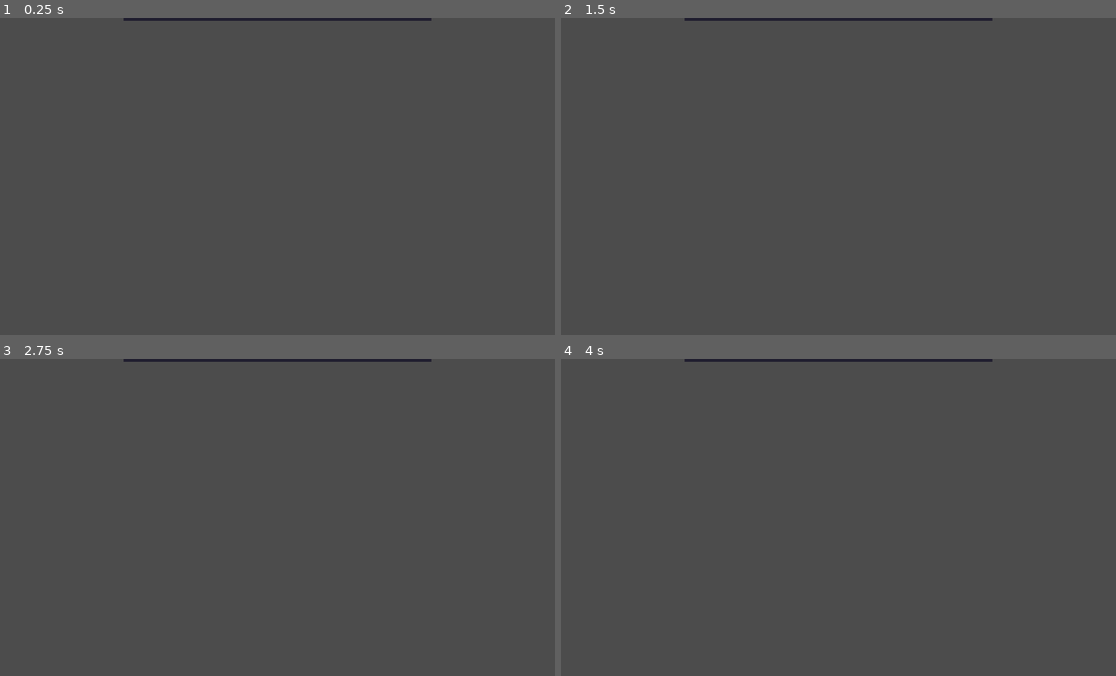
Above: before the commit, frames 1-4 (two rows, left to right).
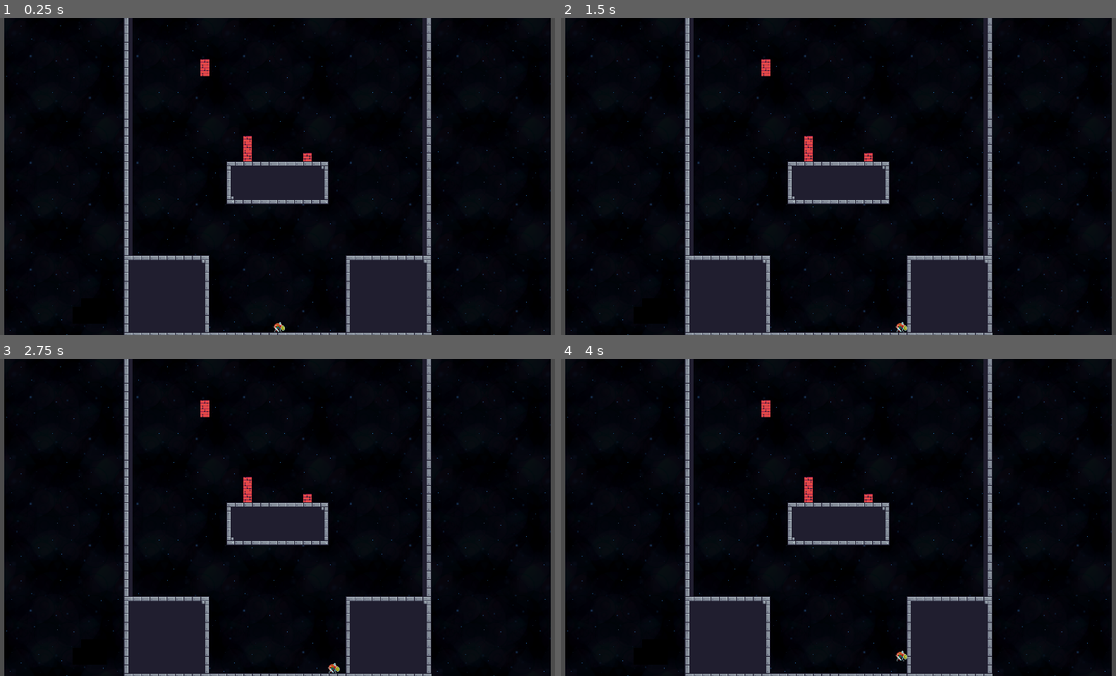
Above: after the commit, the same moments.

Repository: POJSpace/team1-godot-game
Game: Godot game, scene res://Game.tscn
Same seed, same stepped clock (60 frames per second), same inputs: the game is played once before the commit and once after it.
Inputs (mouse positions are in pixels of both pictures, inside the frame that each line leads up to):
- Up to frame 1 (0.25 s): no input
- Up to frame 2 (1.5 s): tap Enter at 0.5 s; move the mouse to (960, 160) at 0.52 s; hold D (right) from 0.53 s (still down); tap Space (jump) at 0.77 s; move the mouse to (727, 192) at 1.27 s
- Up to frame 3 (2.75 s): tap Space (jump) at 1.52 s; move the mouse to (333, 447) at 2.02 s; release D (right) at 2.03 s; hold A (left) from 2.03 s (still down)
- Up to frame 4 (4 s): move the mouse to (810, 580) at 2.77 s; release A (left) at 2.78 s; hold D (right) from 2.78 s (still down); tap Space (jump) at 3.02, 3.77 s; move the mouse to (1005, 565) at 3.52 s

The runs differ from the first frame. In frame 1, 98% of the frame differs, in the area x 0-100%, y 0-100%; in frame 2, 98%; in frame 3, 98%; in frame 4, 98%.

Commit message:
repair player hitbox

Diff:
--- a/Game.tscn
+++ b/Game.tscn
@@ -361,8 +361,8 @@
 } ]
 13/z_index = 0
 
-[sub_resource type="CapsuleShape2D" id=23]
-height = 0.0
+[sub_resource type="RectangleShape2D" id=24]
+extents = Vector2( 11, 9.5 )
 
 [sub_resource type="RectangleShape2D" id=22]
 extents = Vector2( 103.2, 2 )
@@ -404,7 +404,7 @@
 
 [node name="CollisionShape2D" type="CollisionShape2D" parent="KinematicBody2D"]
 position = Vector2( 3, 6.5 )
-shape = SubResource( 23 )
+shape = SubResource( 24 )
 
 [node name="CameraMovement" type="Node2D" parent="."]
 script = ExtResource( 10 )
